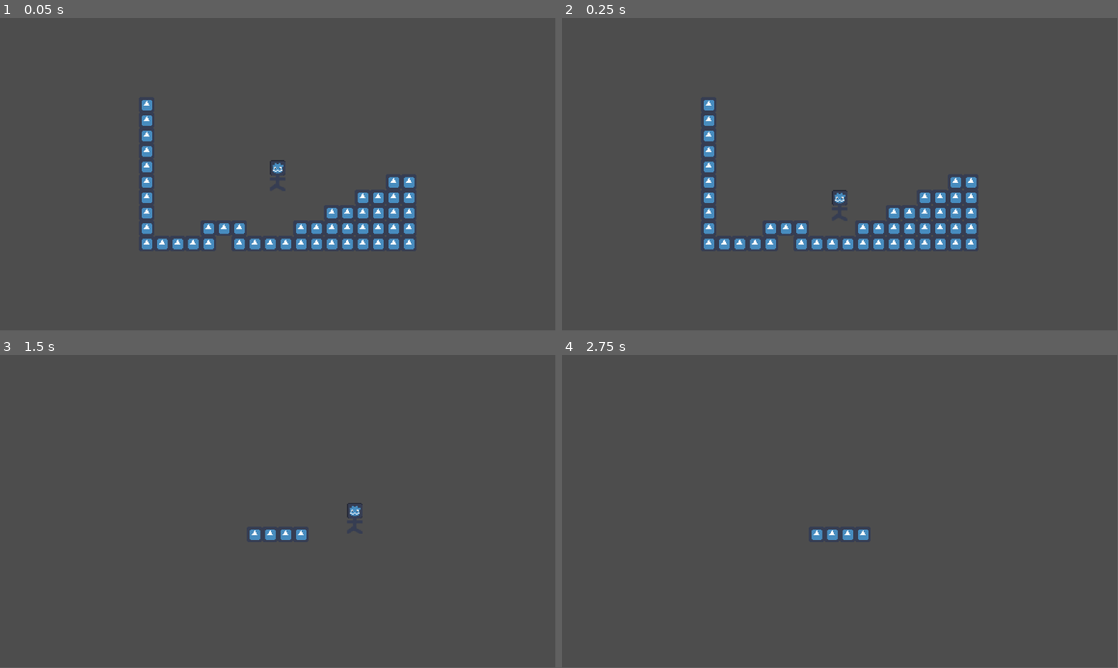
Above: before the commit, frames 1-4 (two rows, left to right).
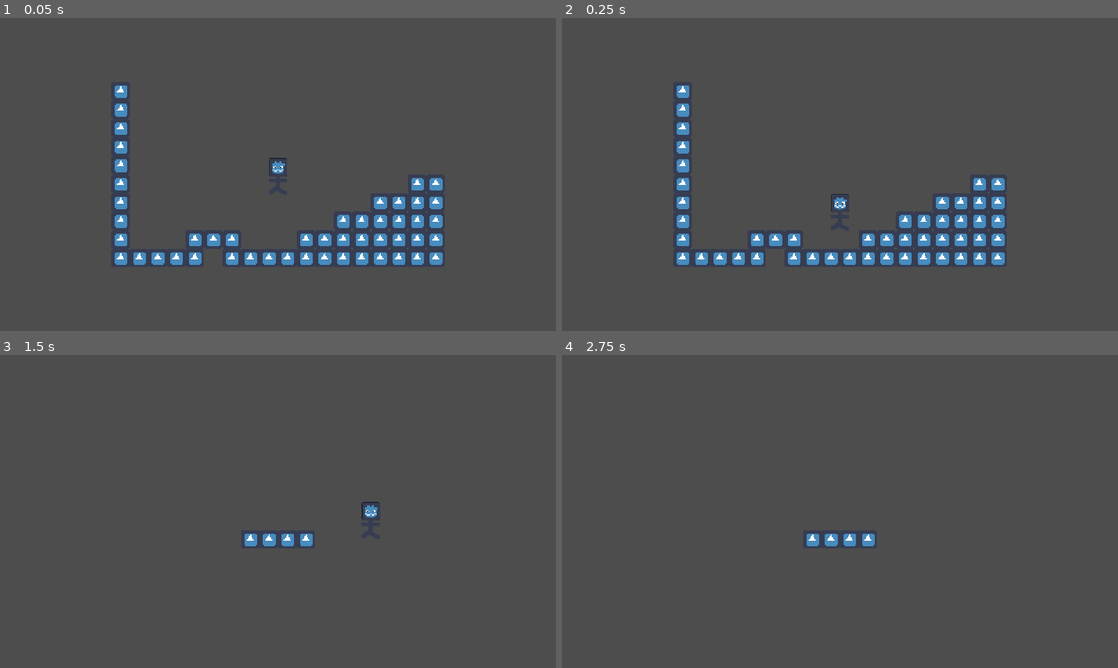
Above: after the commit, the same moments.

Repository: DISN-kolo/jesters_quest_GGJ24
Game: Godot game, scene res://Levels/Level0.tscn
Two runs of this game, one before a commit and one after it. Both use one fixed random seed, a clock stepped at 60 frames per second and the inputs below. The engine's default icon, where the game draws it, is replaced by a stand-in: a white triangle on a blue panel in a dark square.
Inputs (mouse positions are in pixels of both pictures, inside the frame that each line leads up to):
- Up to frame 1 (0.05 s): no input
- Up to frame 2 (0.25 s): no input
- Up to frame 3 (1.5 s): move the mouse to (400, 495) at 0.52 s; hold Right (right) from 0.53 s (still down); click (400, 495) at 0.6 s; tap Space (jump) at 0.77 s; move the mouse to (166, 527) at 1.27 s; click (166, 527) at 1.35 s
- Up to frame 4 (2.75 s): tap Space (jump) at 1.52 s; move the mouse to (895, 442) at 2.02 s; release Right (right) at 2.03 s; hold A (left) from 2.03 s (still down); click (895, 442) at 2.1 s
In our replay, the window is 799x449 before the commit and 800x450 after it. These sizes can differ from the game's own. Grey fills any space a smaller window leaves; there, only what the larger window draws over its background counts as a difference.

The runs differ from the first frame. In frame 1, 6.7% of the frame differs, in the area x 20-80%, y 21-79%; in frame 2, 6.7%; in frame 3, 0.6%; in frame 4, 0.4%.

Commit message:
window changes

Diff:
--- a/Levels/Level1.tscn
+++ b/Levels/Level1.tscn
@@ -1,6 +1,7 @@
-[gd_scene load_steps=5 format=3 uid="uid://bgylhm6qepfxe"]
+[gd_scene load_steps=6 format=3 uid="uid://bgylhm6qepfxe"]
 
 [ext_resource type="PackedScene" uid="uid://tnn3emhw52bi" path="res://Characters/player.tscn" id="1_kciqf"]
+[ext_resource type="Script" path="res://Levels/Level0.gd" id="1_su2cq"]
 [ext_resource type="Texture2D" uid="uid://cm6tixmoekkpl" path="res://Levels/icon2.png" id="2_x4si5"]
 
 [sub_resource type="TileSetAtlasSource" id="TileSetAtlasSource_0bp8o"]
@@ -15,6 +16,7 @@
 sources/0 = SubResource("TileSetAtlasSource_0bp8o")
 
 [node name="Level1" type="Node2D"]
+script = ExtResource("1_su2cq")
 
 [node name="Player" parent="." instance=ExtResource("1_kciqf")]
 
--- a/project.godot
+++ b/project.godot
@@ -18,7 +18,10 @@
 
 [display]
 
-window/stretch/scale=2.0
+window/size/viewport_width=1920
+window/size/viewport_height=1080
+window/stretch/mode="canvas_items"
+window/stretch/scale=4.0
 
 [input]
 
